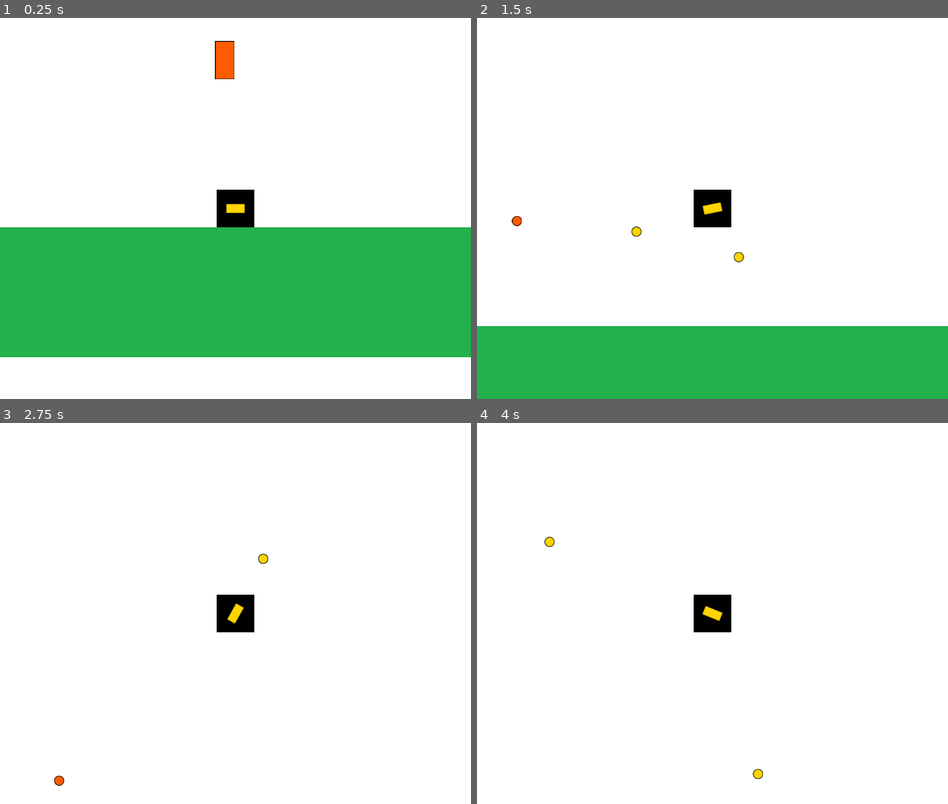
Above: before the commit, frames 1-4 (two rows, left to right).
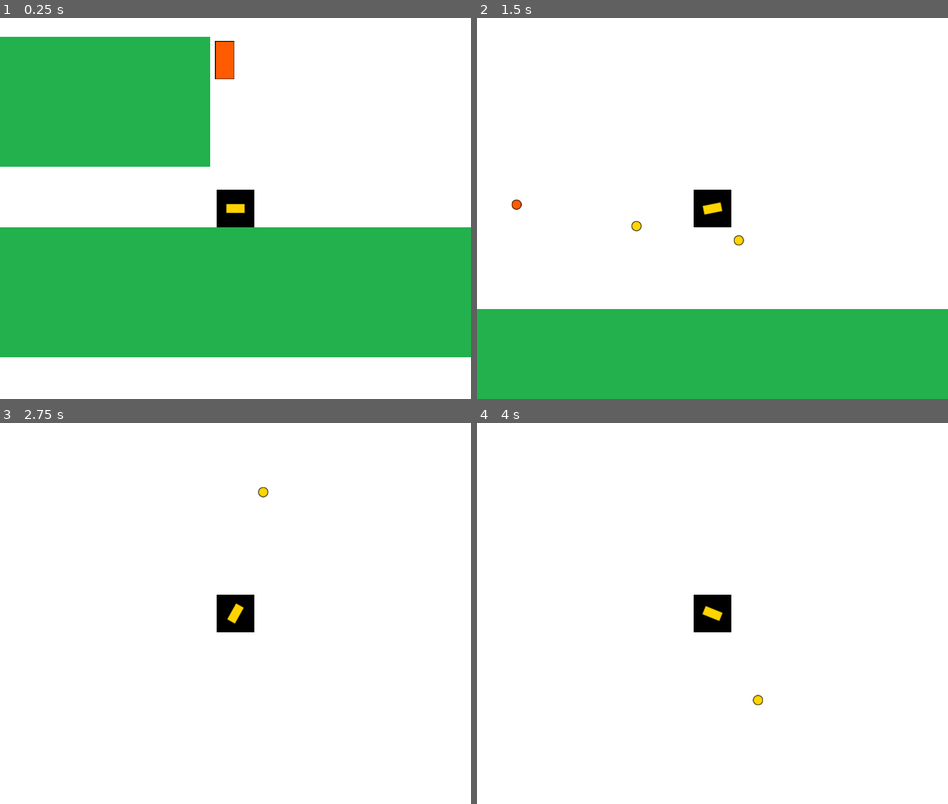
Above: after the commit, the same moments.

Repository: Markosuuu/entregas-ipv-diaz-marcos
Game: Godot game, scene res://Main.tscn
The game is run twice, just before and just after one commit, with the same random seed, the same clock (stepped at 60 frames per second) and the same inputs.
Inputs (mouse positions are in pixels of both pictures, inside the frame that each line leads up to):
- Up to frame 1 (0.25 s): no input
- Up to frame 2 (1.5 s): tap Enter at 0.5 s; move the mouse to (816, 189) at 0.52 s; hold D (move_right) 0.53-1.28 s; click (816, 189) at 0.6 s; tap Space (Saltar) at 0.77 s; move the mouse to (618, 227) at 1.27 s; hold A (move_left) from 1.28 s (still down); click (618, 227) at 1.35 s
- Up to frame 3 (2.75 s): tap Space (Saltar) at 1.52 s; move the mouse to (282, 529) at 2.02 s; release A (move_left) at 2.03 s; hold D (move_right) from 2.03 s (still down); click (282, 529) at 2.1 s
- Up to frame 4 (4 s): move the mouse to (688, 689) at 2.77 s; click (688, 689) at 2.85 s; tap Space (Saltar) at 3.02, 3.77 s; move the mouse to (853, 670) at 3.52 s; release D (move_right) at 3.53 s; hold A (move_left) from 3.53 s (still down); click (853, 670) at 3.6 s

The runs differ from the first frame. In frame 1, 15% of the frame differs, in the area x 0-45%, y 4-40%; in frame 2, 4.8%; in frame 3, 0.1%; in frame 4, 0.2%.

Commit message:
feat: las torretas disparan al player
* Disparan sin inyección de dependencias
* Si salen de su área detienen su disparo
* Si tienen un objeto entre el player y la torreta, el proyectil muere

Diff:
--- a/entrega-3-diaz-marcos/Main.tscn
+++ b/entrega-3-diaz-marcos/Main.tscn
@@ -20,21 +20,26 @@
 texture = ExtResource("2")
 expand_mode = 1
 
-[node name="Floor" parent="." unique_id=394572773 instance=ExtResource("3_3dxm6")]
-
-[node name="Floor2" parent="." unique_id=1836465677 instance=ExtResource("3_3dxm6")]
-position = Vector2(799, 0)
-
-[node name="Floor3" parent="." unique_id=979543337 instance=ExtResource("3_3dxm6")]
-position = Vector2(1599, 0)
-
 [node name="Player" parent="." unique_id=900235231 instance=ExtResource("1")]
 position = Vector2(413.003, 395.272)
 DISTANCIA_SALTO = 300.0
-GRAVEDAD = 3.0
+GRAVEDAD = 4.8
 
 [node name="Camera2D" type="Camera2D" parent="Player" unique_id=1944427597]
 
 [node name="Torreta" parent="." unique_id=93162652 instance=ExtResource("5_fos0i")]
 position = Vector2(395, 143)
 bala_escena = ExtResource("6_3dxm6")
+
+[node name="PisoGeneral" type="Node" parent="." unique_id=1452922765]
+
+[node name="Floor" parent="PisoGeneral" unique_id=394572773 instance=ExtResource("3_3dxm6")]
+
+[node name="Floor4" parent="PisoGeneral" unique_id=1382769474 instance=ExtResource("3_3dxm6")]
+position = Vector2(-430, -324)
+
+[node name="Floor2" parent="PisoGeneral" unique_id=1836465677 instance=ExtResource("3_3dxm6")]
+position = Vector2(799, 0)
+
+[node name="Floor3" parent="PisoGeneral" unique_id=979543337 instance=ExtResource("3_3dxm6")]
+position = Vector2(1599, 0)
--- a/entrega-3-diaz-marcos/entities/AbstractBala.tscn
+++ b/entrega-3-diaz-marcos/entities/AbstractBala.tscn
@@ -2,8 +2,10 @@
 
 [ext_resource type="Script" uid="uid://q6cqrdirhj8d" path="res://entities/abstract_bala.gd" id="1_vea5c"]
 
-[node name="Bala" type="Sprite2D" unique_id=1475269115]
+[node name="Bala" type="Area2D" unique_id=454916624]
 script = ExtResource("1_vea5c")
 
 [node name="Timer" type="Timer" parent="." unique_id=1921350751]
 one_shot = true
+
+[node name="Sprite2D" type="Sprite2D" parent="." unique_id=255719241]
--- a/entrega-3-diaz-marcos/entities/abstract_bala.gd
+++ b/entrega-3-diaz-marcos/entities/abstract_bala.gd
@@ -1,5 +1,5 @@
-extends Sprite2D
 class_name Bala
+extends Area2D
 
 signal eliminar_bala(bala)
 
@@ -11,10 +11,11 @@
 func _ready() -> void:
 	set_physics_process(false)
 	timer.timeout.connect(_on_timer_timeout)
+	body_entered.connect(_on_collision)
 
-func set_posicion_arranque(posicion: Vector2, direccion: Vector2):
+func set_posicion_arranque(posicion: Vector2, direccion_arranque: Vector2):
 	global_position = posicion
-	self.direccion = direccion
+	self.direccion = direccion_arranque
 	timer.start()
 	set_physics_process(true)
 
@@ -23,3 +24,10 @@
 
 func _on_timer_timeout() -> void:
 	emit_signal("eliminar_bala", self)
+
+func _on_collision(_nodo: Node2D):
+	_remove.call_deferred()
+
+func _remove():
+	get_parent().remove_child(self)
+	queue_free()
--- a/entrega-3-diaz-marcos/entities/enemigos/bala_torreta.tscn
+++ b/entrega-3-diaz-marcos/entities/enemigos/bala_torreta.tscn
@@ -3,9 +3,17 @@
 [ext_resource type="PackedScene" uid="uid://cn0toq06n4xcn" path="res://entities/AbstractBala.tscn" id="1_0egc2"]
 [ext_resource type="Texture2D" uid="uid://1k85veaveo6h" path="res://assets/textures/proyectile_turret.png" id="2_boy4c"]
 
+[sub_resource type="CircleShape2D" id="CircleShape2D_27kq1"]
+radius = 8.062258
+
 [node name="BalaTorreta" unique_id=1475269115 instance=ExtResource("1_0egc2")]
-texture = ExtResource("2_boy4c")
 speed = 300.0
 
 [node name="Timer" parent="." index="0" unique_id=1921350751]
 wait_time = 5.0
+
+[node name="Sprite2D" parent="." index="1" unique_id=255719241]
+texture = ExtResource("2_boy4c")
+
+[node name="CollisionShape2D" type="CollisionShape2D" parent="." index="2" unique_id=737696217]
+shape = SubResource("CircleShape2D_27kq1")
--- a/entrega-3-diaz-marcos/entities/enemigos/torreta.gd
+++ b/entrega-3-diaz-marcos/entities/enemigos/torreta.gd
@@ -1,25 +1,42 @@
 extends Sprite2D
 
-var player
+@onready var timer: Timer = $Timer
+@onready var posicion_disparo_torreta: Marker2D = $PosicionDisparoTorreta
+@onready var where_player: RayCast2D = $WhereIsPlayer
+
 @export var bala_escena: PackedScene
+
+var player: Node2D
 var contenedor_bala: Node
 
-@onready var posicion_disparo_torreta: Marker2D = $PosicionDisparoTorreta
-
-func set_valores(player, container):
-	self.player = player
+func set_valores(container):
 	self.contenedor_bala = container
-	$Timer.start()
+	timer.start()
 
 func _on_timer_timeout() -> void:
 	disparar()
 
 func disparar():
-	var bala_instance: Bala = bala_escena.instantiate()
-	contenedor_bala.add_child(bala_instance)
-	bala_instance.set_posicion_arranque(posicion_disparo_torreta.global_position, (player.global_position - posicion_disparo_torreta.global_position).normalized())
-	bala_instance.eliminar_bala.connect(_on_eliminar_bala)
+	if player != null:
+
+		where_player.target_position = to_local(player.global_position)
+		where_player.force_raycast_update()
+
+		if where_player.is_colliding():
+			var collider = where_player.get_collider()
+			if collider is Player:
+				var bala_instance: Bala = bala_escena.instantiate()
+				contenedor_bala.add_child(bala_instance)
+				bala_instance.set_posicion_arranque(posicion_disparo_torreta.global_position, (player.global_position - posicion_disparo_torreta.global_position).normalized())
+				bala_instance.eliminar_bala.connect(_on_eliminar_bala)
 
 func _on_eliminar_bala(bala: Bala) -> void:
 	contenedor_bala.remove_child(bala)
 	bala.queue_free()
+
+func _on_zona_de_disparo_body_entered(body: Node2D) -> void:
+	player = body
+
+
+func _on_zona_de_disparo_body_exited(_body: Node2D) -> void:
+	player = null
--- a/entrega-3-diaz-marcos/entities/enemigos/torreta.tscn
+++ b/entrega-3-diaz-marcos/entities/enemigos/torreta.tscn
@@ -2,6 +2,9 @@
 
 [ext_resource type="Texture2D" uid="uid://d2ug0mybgeebc" path="res://assets/textures/turret.png" id="1_md122"]
 [ext_resource type="Script" uid="uid://ykldisbajpdp" path="res://entities/enemigos/torreta.gd" id="2_jdoie"]
+
+[sub_resource type="CircleShape2D" id="CircleShape2D_27kq1"]
+radius = 300.0
 
 [node name="Torreta" type="Sprite2D" unique_id=93162652]
 texture = ExtResource("1_md122")
@@ -12,4 +15,16 @@
 
 [node name="Timer" type="Timer" parent="." unique_id=1763781884]
 
+[node name="ZonaDeDisparo" type="Area2D" parent="." unique_id=906250729]
+collision_layer = 0
+collision_mask = 2
+
+[node name="CollisionShape2D" type="CollisionShape2D" parent="ZonaDeDisparo" unique_id=286551536]
+shape = SubResource("CircleShape2D_27kq1")
+
+[node name="WhereIsPlayer" type="RayCast2D" parent="." unique_id=90119654]
+collision_mask = 2
+
 [connection signal="timeout" from="Timer" to="." method="_on_timer_timeout"]
+[connection signal="body_entered" from="ZonaDeDisparo" to="." method="_on_zona_de_disparo_body_entered"]
+[connection signal="body_exited" from="ZonaDeDisparo" to="." method="_on_zona_de_disparo_body_exited"]
--- a/entrega-3-diaz-marcos/entities/player/Player.gd
+++ b/entrega-3-diaz-marcos/entities/player/Player.gd
@@ -1,3 +1,4 @@
+class_name Player
 extends CharacterBody2D
 
 @onready var canion:Sprite2D = $Canion
--- a/entrega-3-diaz-marcos/entities/player/Player.tscn
+++ b/entrega-3-diaz-marcos/entities/player/Player.tscn
@@ -11,6 +11,7 @@
 
 [node name="Player" type="CharacterBody2D" unique_id=928494726]
 position = Vector2(-0.0635071, 0.165405)
+collision_layer = 2
 script = ExtResource("1")
 
 [node name="CollisionShape2D" type="CollisionShape2D" parent="." unique_id=987843505]
--- a/entrega-3-diaz-marcos/entities/player/bala.tscn
+++ b/entrega-3-diaz-marcos/entities/player/bala.tscn
@@ -3,9 +3,17 @@
 [ext_resource type="PackedScene" uid="uid://cn0toq06n4xcn" path="res://entities/AbstractBala.tscn" id="1_8ir2k"]
 [ext_resource type="Texture2D" uid="uid://dy4fne65rpsc2" path="res://assets/textures/proyectile_player.png" id="2_kfik0"]
 
+[sub_resource type="CircleShape2D" id="CircleShape2D_27kq1"]
+radius = 8.062258
+
 [node name="Bala" unique_id=1475269115 instance=ExtResource("1_8ir2k")]
-texture = ExtResource("2_kfik0")
 speed = 500.0
 
 [node name="Timer" parent="." index="0" unique_id=1921350751]
 wait_time = 3.0
+
+[node name="Sprite2D" parent="." index="1" unique_id=255719241]
+texture = ExtResource("2_kfik0")
+
+[node name="CollisionShape2D" type="CollisionShape2D" parent="." index="2" unique_id=537823736]
+shape = SubResource("CircleShape2D_27kq1")
--- a/entrega-3-diaz-marcos/main.gd
+++ b/entrega-3-diaz-marcos/main.gd
@@ -2,4 +2,4 @@
 
 func _ready() -> void:
 	$Player.set_contenedor_balas(self)
-	$Torreta.set_valores($Player, self)
+	$Torreta.set_valores(self)
